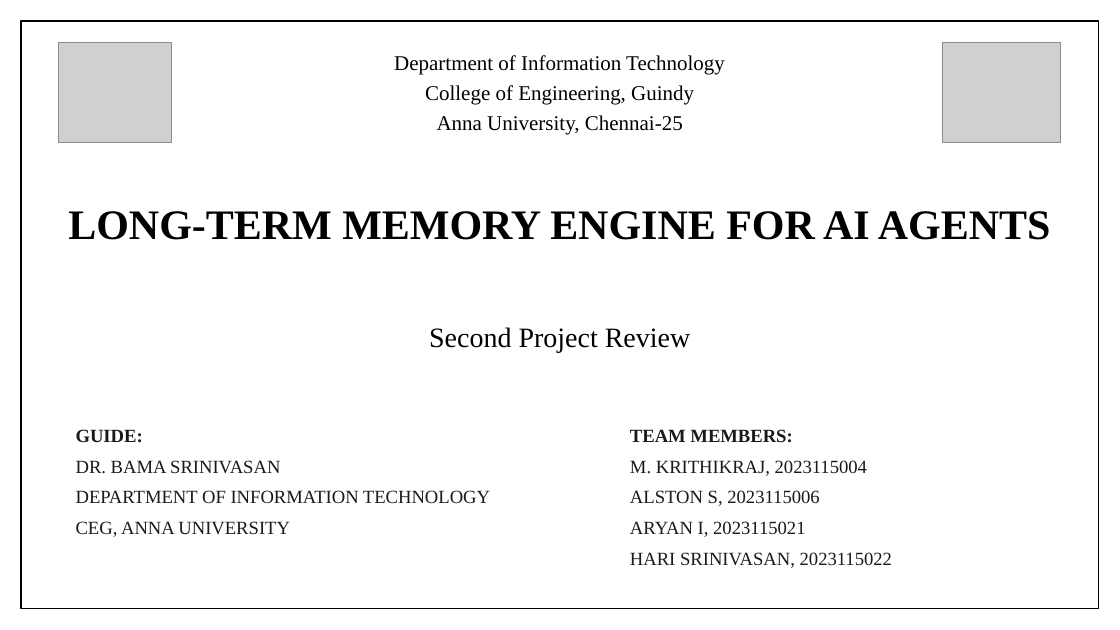
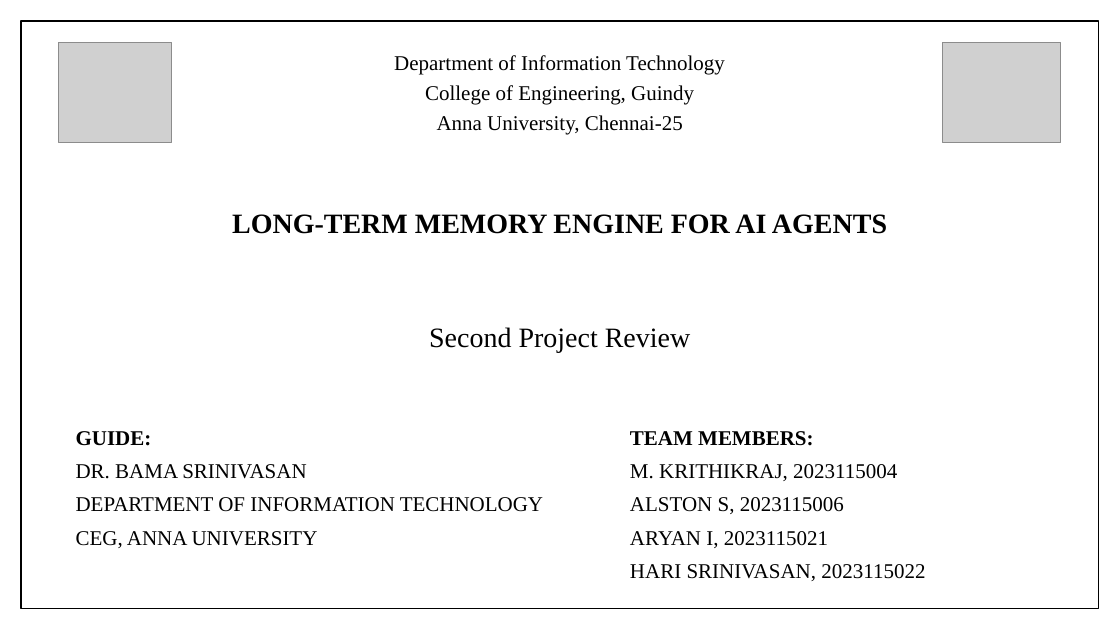
Before and after one commit to aryaniyaps/sdp-2026, a slide deck: slide 1 of P1_R2_13.pptx. Drawn at 1120x630 pixels with LibreOffice and Linux fonts; fonts in the diff are those of the drawing; grey boxes stand for pictures. Boxes give left, top, right and bottom in pixels: in the first picture for what was removed or moved away, otherwise in the second. Text is boxed around its words. In the diff, an @@ line names an element or a change of style, - is before the commit and + after.

```diff
--- a/P1_R2_13.pptx
+++ b/P1_R2_13.pptx
@@ title "LONG-TERM MEMORY ENGINE FOR AI ..." at (x1=232, y1=214, x2=887, y2=234): size 36 to 24 pt @@
@@ text "GUIDE:" at (x1=76, y1=431, x2=543, y2=548): size 16 to 18 pt, text colour #1A1A1A to #000000 @@
@@ text "TEAM MEMBERS:" at (x1=630, y1=431, x2=925, y2=581): size 16 to 18 pt, text colour #1A1A1A to #000000 @@
```
Also in this commit, not shown: 13 other slides changed, 15 slides added, 9 slides removed, 11 other files.
